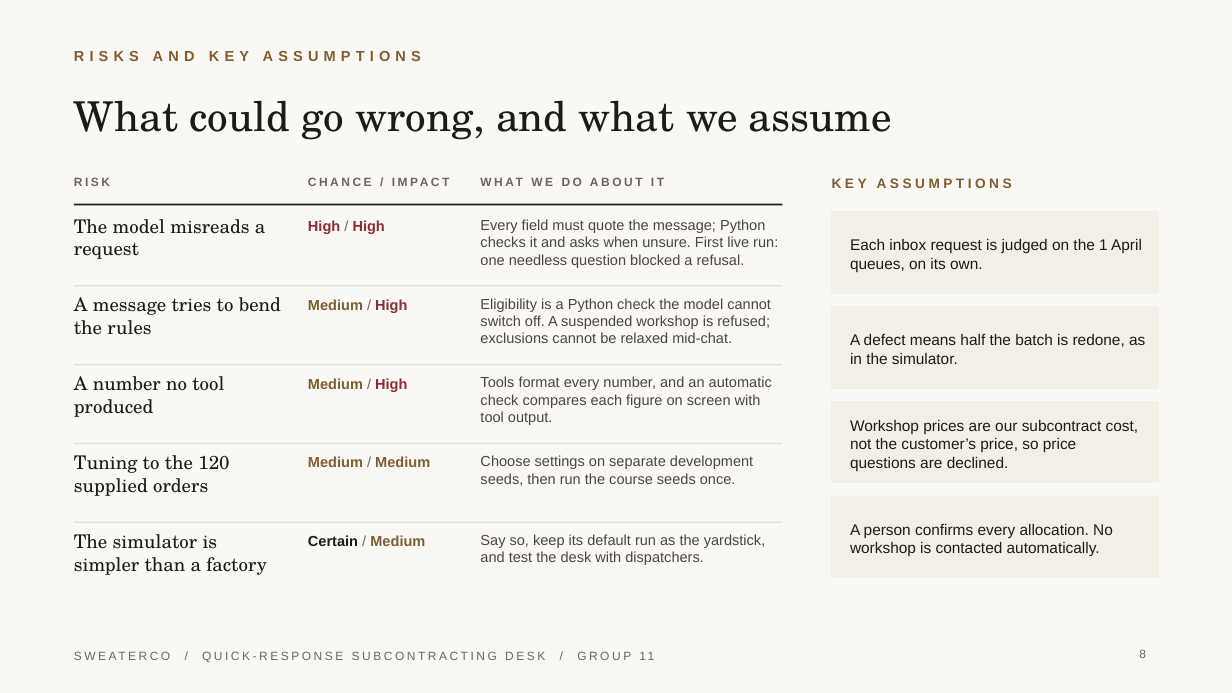
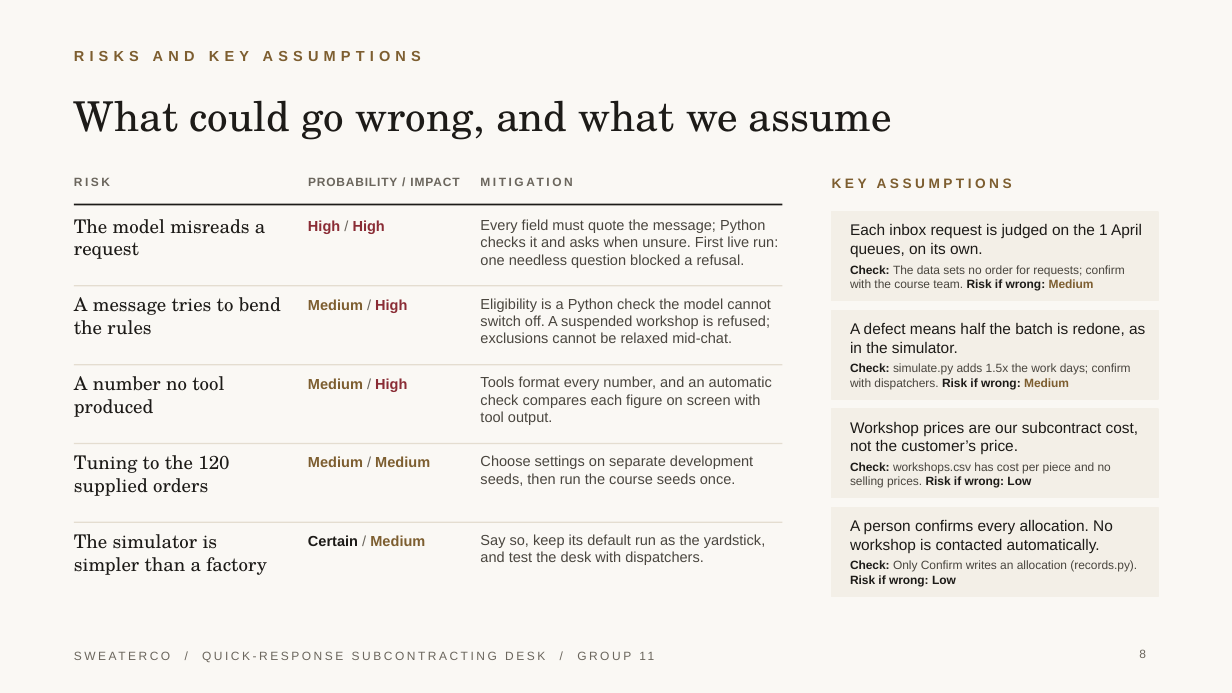
Before and after one commit to JoshuaGloor/dss5105-capstone-project, a slide deck: slide 8 of docs/slides/reviewed/Presentation_Group11_Sprint1.pptx. Drawn at 1232x693 pixels with LibreOffice and Linux fonts; fonts in the diff are those of the drawing. Boxes give left, top, right and bottom in pixels: in the first picture for what was removed or moved away, otherwise in the second. Text is boxed around its words. In the diff, an @@ line names an element or a change of style, - is before the commit and + after.

Commit message:
Add workshop capacity tools and finish the Sprint 1 review

```diff
--- a/docs/slides/reviewed/Presentation_Group11_Sprint1.pptx
+++ b/docs/slides/reviewed/Presentation_Group11_Sprint1.pptx
@@ text at box(530, 100, 737, 247): text changed @@
-WHAT WE DO ABOUT IT
+MITIGATION
@@ text at box(308, 177, 459, 186): text changed @@
-CHANCE / IMPACT
+PROBABILITY / IMPACT
@@ rectangle: place and size @@
-rectangle at box(832, 212, 1158, 293)
+rectangle at box(832, 212, 1158, 301)
@@ text added at box(850, 265, 1125, 291), 7 pt, text #4A463F @@
+Check: The data sets no order for requests; confirm with the course team. Risk if wrong: Medium
@@ rectangle: place and size @@
-rectangle at box(832, 307, 1158, 388)
+rectangle at box(832, 310, 1158, 399)
@@ text added at box(850, 363, 1131, 389), 7 pt, text #4A463F @@
+Check: simulate.py adds 1.5x the work days; confirm with dispatchers. Risk if wrong: Medium
@@ rectangle: place and size @@
-rectangle at box(832, 496, 1158, 578)
+rectangle at box(832, 409, 1158, 498)
@@ vertical alignment middle to top in 4 elements at box(850, 223, 1142, 257), box(850, 520, 1113, 553), box(850, 322, 1145, 353), box(850, 421, 1139, 454) @@
@@ text at box(850, 421, 1139, 454): text changed @@
-Workshop prices are our subcontract cost, not the customer’s price, so price questions are declined.
+Workshop prices are our subcontract cost, not the customer’s price.
@@ text added at box(850, 462, 1111, 488), 7 pt, text #4A463F @@
+Check: workshops.csv has cost per piece and no selling prices. Risk if wrong: Low
@@ rectangle: place and size @@
-rectangle at box(832, 402, 1158, 483)
+rectangle at box(832, 508, 1158, 596)
@@ text added at box(850, 560, 1137, 587), 7 pt, text #4A463F @@
+Check: Only Confirm writes an allocation (records.py). Risk if wrong: Low
```
Also in this commit, not shown: 1 other slide changed, 35 other files.
